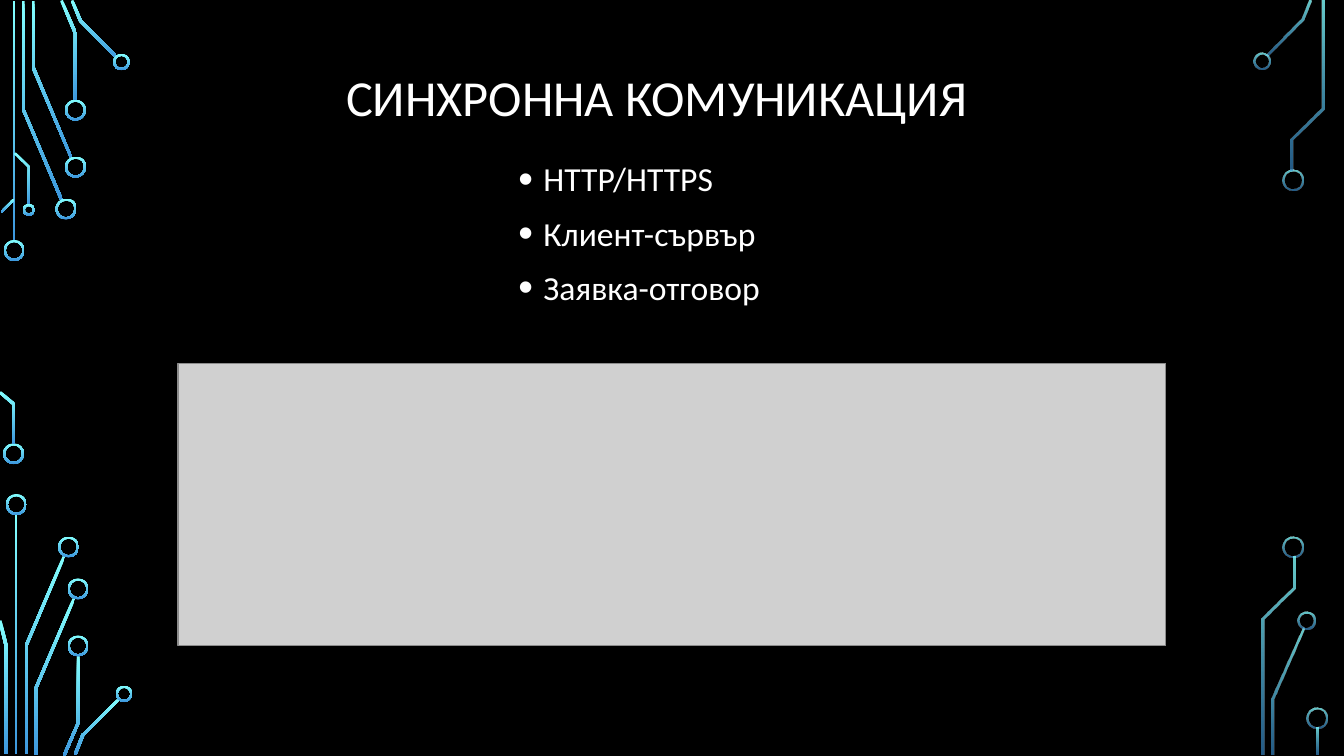
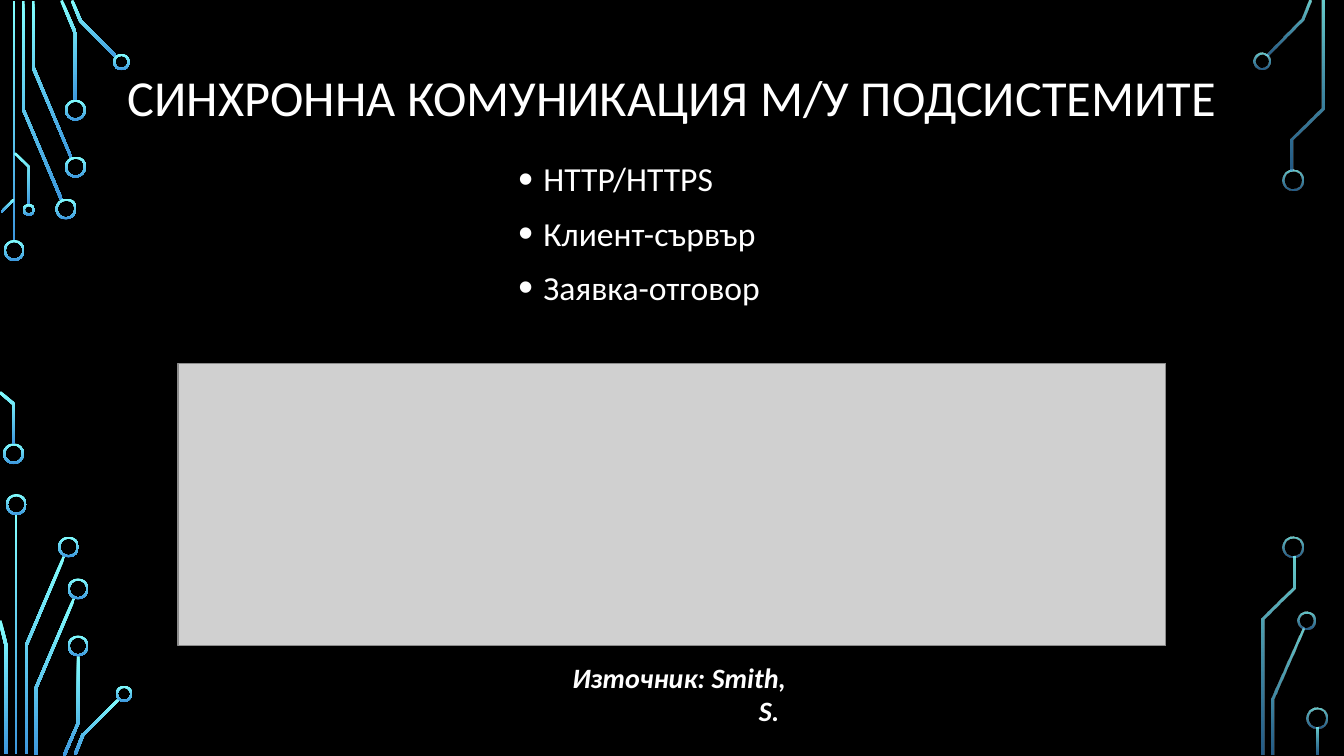
Before and after one commit to profjordanov/doctorate, a slide deck: slide 4 of communications/web_communication_pres.pptx (slide 5 before the commit). Drawn at 1344x756 pixels with LibreOffice and Linux fonts; fonts in the diff are those of the drawing; grey boxes stand for pictures; background and template pictures are left out. Boxes give left, top, right and bottom in pixels: in the first picture for what was removed or moved away, otherwise in the second. Text is boxed around its words. In the diff, an @@ line names an element or a change of style, - is before the commit and + after.

```diff
--- a/communications/web_communication_pres.pptx
+++ b/communications/web_communication_pres.pptx
@@ text at [128, 81, 1216, 124]: text changed @@
-СИНХРОННА КОМУНИКАЦИЯ
+СИНХРОННА КОМУНИКАЦИЯ М/У ПОДСИСТЕМИТЕ
@@ text added at [572, 668, 786, 721], 20 pt, text #FFFFFF, bold, italic @@
+Източник: Smith, S.
```
Also in this commit, not shown: 10 other slides changed, 4 slides added, 8 slides removed.
